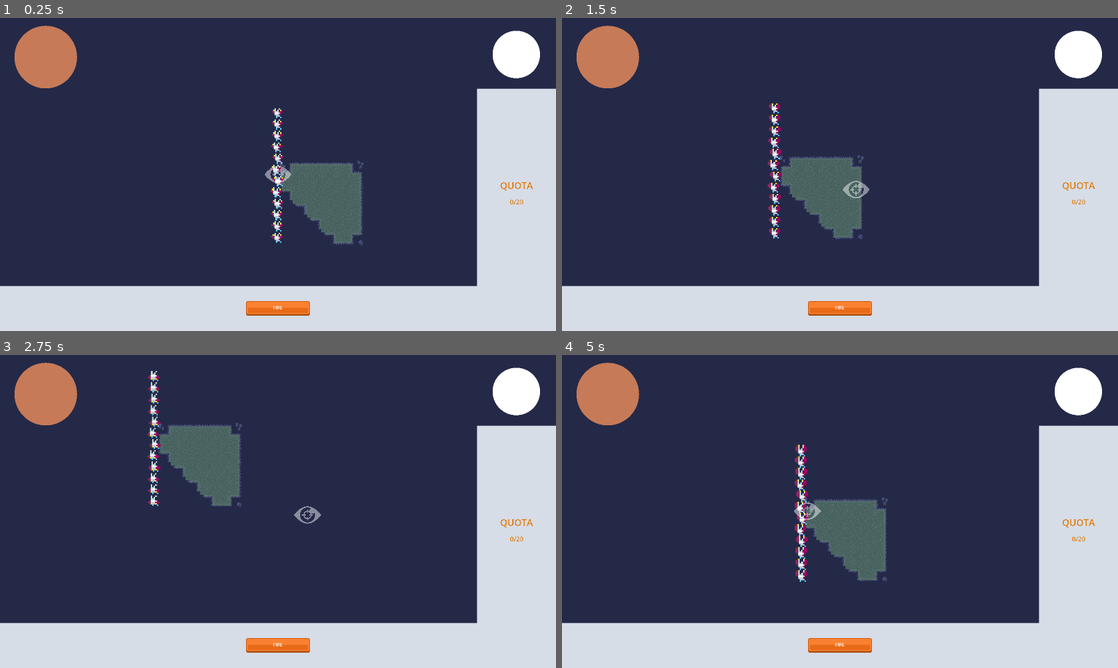
Above: before the commit, frames 1-4 (two rows, left to right).
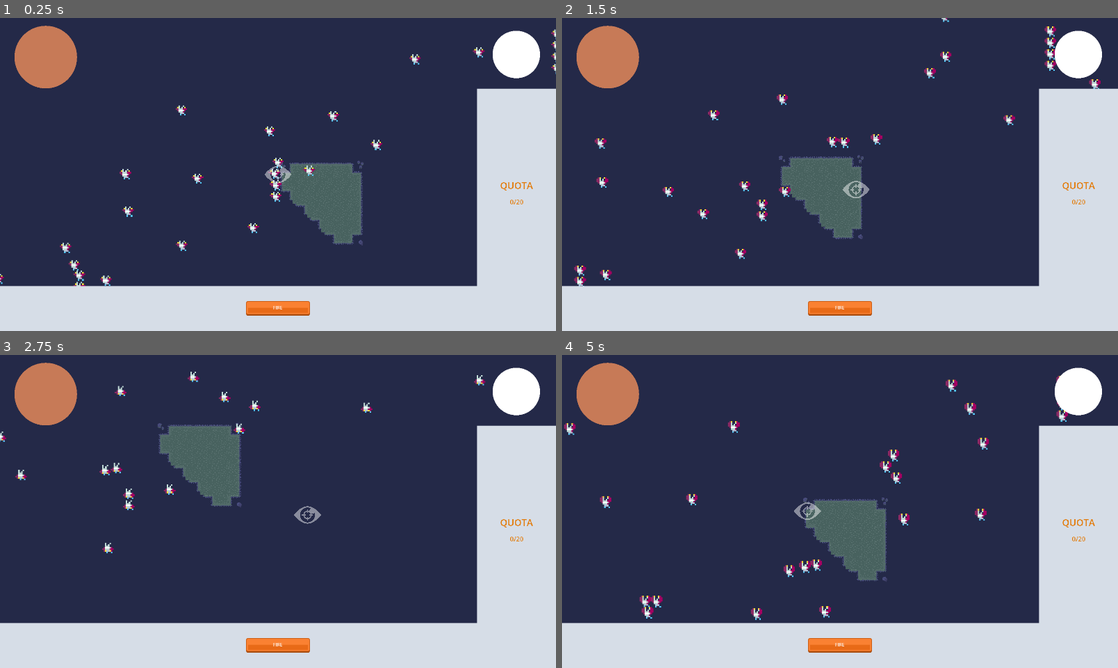
Above: after the commit, the same moments.

Repository: ocdunlap/laughingeye
Game: Godot game, scene res://ScenesGeneral/main_container.tscn
Two runs of this game, one before a commit and one after it. Both use one fixed random seed, a clock stepped at 60 frames per second and the inputs below. The project has no main scene, so this scene is started directly.
Inputs:
- Up to frame 1 (0.25 s): no input
- Up to frame 2 (1.5 s): hold D (move_right) 0.53-1.28 s; hold S (move_down) from 1.28 s (still down)
- Up to frame 3 (2.75 s): release S (move_down) at 2.03 s; hold D (move_right) from 2.03 s (still down)
- Up to frame 4 (5 s): release D (move_right) at 2.78 s; hold W (move_up) 2.78-3.53 s; hold A (move_left) from 3.53 s (still down)

The runs differ from the first frame. In frame 1, 1.2% of the frame differs, in the area x 0-100%, y 3-86%; in frame 2, 1.6%; in frame 3, 1.0%; in frame 4, 1.6%, in the area x 0-91%, y 6-85%.

Commit message:
Quota progression
increases next quota by 10 and refills fuel upon reaching it

Diff:
--- a/ScenesGeneral/main_container.tscn
+++ b/ScenesGeneral/main_container.tscn
@@ -779,26 +779,106 @@
 [node name="LittleBat" parent="GameWorld/ExploreMain/NavigationRegion2D" instance=ExtResource("3_po7fq")]
 
 [node name="LittleBat2" parent="GameWorld/ExploreMain/NavigationRegion2D" instance=ExtResource("3_po7fq")]
+position = Vector2(170, -52)
 
 [node name="LittleBat3" parent="GameWorld/ExploreMain/NavigationRegion2D" instance=ExtResource("3_po7fq")]
+position = Vector2(46, 0)
 
 [node name="LittleBat4" parent="GameWorld/ExploreMain/NavigationRegion2D" instance=ExtResource("3_po7fq")]
+position = Vector2(-177, -115)
 
 [node name="LittleBat5" parent="GameWorld/ExploreMain/NavigationRegion2D" instance=ExtResource("3_po7fq")]
+position = Vector2(-17, -65)
 
 [node name="LittleBat6" parent="GameWorld/ExploreMain/NavigationRegion2D" instance=ExtResource("3_po7fq")]
+position = Vector2(-39, 81)
 
 [node name="LittleBat7" parent="GameWorld/ExploreMain/NavigationRegion2D" instance=ExtResource("3_po7fq")]
 
 [node name="LittleBat8" parent="GameWorld/ExploreMain/NavigationRegion2D" instance=ExtResource("3_po7fq")]
+position = Vector2(-130, 0)
 
 [node name="LittleBat9" parent="GameWorld/ExploreMain/NavigationRegion2D" instance=ExtResource("3_po7fq")]
 
 [node name="LittleBat10" parent="GameWorld/ExploreMain/NavigationRegion2D" instance=ExtResource("3_po7fq")]
+position = Vector2(-256, 6)
 
 [node name="LittleBat11" parent="GameWorld/ExploreMain/NavigationRegion2D" instance=ExtResource("3_po7fq")]
+position = Vector2(92, -112)
 
 [node name="LittleBat12" parent="GameWorld/ExploreMain/NavigationRegion2D" instance=ExtResource("3_po7fq")]
+
+[node name="LittleBat13" parent="GameWorld/ExploreMain/NavigationRegion2D" instance=ExtResource("3_po7fq")]
+position = Vector2(487, -215)
+
+[node name="LittleBat14" parent="GameWorld/ExploreMain/NavigationRegion2D" instance=ExtResource("3_po7fq")]
+position = Vector2(657, -267)
+
+[node name="LittleBat15" parent="GameWorld/ExploreMain/NavigationRegion2D" instance=ExtResource("3_po7fq")]
+position = Vector2(533, -215)
+
+[node name="LittleBat16" parent="GameWorld/ExploreMain/NavigationRegion2D" instance=ExtResource("3_po7fq")]
+position = Vector2(310, -330)
+
+[node name="LittleBat17" parent="GameWorld/ExploreMain/NavigationRegion2D" instance=ExtResource("3_po7fq")]
+position = Vector2(470, -280)
+
+[node name="LittleBat18" parent="GameWorld/ExploreMain/NavigationRegion2D" instance=ExtResource("3_po7fq")]
+position = Vector2(448, -134)
+
+[node name="LittleBat19" parent="GameWorld/ExploreMain/NavigationRegion2D" instance=ExtResource("3_po7fq")]
+position = Vector2(487, -215)
+
+[node name="LittleBat20" parent="GameWorld/ExploreMain/NavigationRegion2D" instance=ExtResource("3_po7fq")]
+position = Vector2(357, -215)
+
+[node name="LittleBat21" parent="GameWorld/ExploreMain/NavigationRegion2D" instance=ExtResource("3_po7fq")]
+position = Vector2(487, -215)
+
+[node name="LittleBat22" parent="GameWorld/ExploreMain/NavigationRegion2D" instance=ExtResource("3_po7fq")]
+position = Vector2(231, -209)
+
+[node name="LittleBat23" parent="GameWorld/ExploreMain/NavigationRegion2D" instance=ExtResource("3_po7fq")]
+position = Vector2(579, -327)
+
+[node name="LittleBat24" parent="GameWorld/ExploreMain/NavigationRegion2D" instance=ExtResource("3_po7fq")]
+position = Vector2(487, -215)
+
+[node name="LittleBat25" parent="GameWorld/ExploreMain/NavigationRegion2D" instance=ExtResource("3_po7fq")]
+position = Vector2(-343, 182)
+
+[node name="LittleBat26" parent="GameWorld/ExploreMain/NavigationRegion2D" instance=ExtResource("3_po7fq")]
+position = Vector2(-173, 130)
+
+[node name="LittleBat27" parent="GameWorld/ExploreMain/NavigationRegion2D" instance=ExtResource("3_po7fq")]
+position = Vector2(-297, 182)
+
+[node name="LittleBat28" parent="GameWorld/ExploreMain/NavigationRegion2D" instance=ExtResource("3_po7fq")]
+position = Vector2(-520, 67)
+
+[node name="LittleBat29" parent="GameWorld/ExploreMain/NavigationRegion2D" instance=ExtResource("3_po7fq")]
+position = Vector2(-360, 117)
+
+[node name="LittleBat30" parent="GameWorld/ExploreMain/NavigationRegion2D" instance=ExtResource("3_po7fq")]
+position = Vector2(-382, 263)
+
+[node name="LittleBat31" parent="GameWorld/ExploreMain/NavigationRegion2D" instance=ExtResource("3_po7fq")]
+position = Vector2(-343, 182)
+
+[node name="LittleBat32" parent="GameWorld/ExploreMain/NavigationRegion2D" instance=ExtResource("3_po7fq")]
+position = Vector2(-473, 182)
+
+[node name="LittleBat33" parent="GameWorld/ExploreMain/NavigationRegion2D" instance=ExtResource("3_po7fq")]
+position = Vector2(-343, 182)
+
+[node name="LittleBat34" parent="GameWorld/ExploreMain/NavigationRegion2D" instance=ExtResource("3_po7fq")]
+position = Vector2(-599, 188)
+
+[node name="LittleBat35" parent="GameWorld/ExploreMain/NavigationRegion2D" instance=ExtResource("3_po7fq")]
+position = Vector2(-251, 70)
+
+[node name="LittleBat36" parent="GameWorld/ExploreMain/NavigationRegion2D" instance=ExtResource("3_po7fq")]
+position = Vector2(-343, 182)
 
 [node name="CanvasLayer" type="CanvasLayer" parent="GameWorld"]
 
--- a/Scripts/FuelMeter.gd
+++ b/Scripts/FuelMeter.gd
@@ -12,7 +12,10 @@
 
 # Called every frame. 'delta' is the elapsed time since the previous frame.
 func _process(delta):
-	print (fill_amount)
 	fill_amount -= change_rate * delta;
 	fill_texture.material.set_shader_parameter("fV", fill_amount)
 	pass
+
+
+func refill_fuel():
+	fill_amount = 1;
--- a/Scripts/GameWorld.gd
+++ b/Scripts/GameWorld.gd
@@ -1,6 +1,7 @@
 extends Node
 
 @onready var quota_text = $CanvasLayer/UIMain/RightPanel/CenterContainer/VBoxContainer/QuotaAmount
+@onready var fuel_meter = $CanvasLayer/UIMain/FuelMeter
 
 var current_quota:int = 20
 var current_count:int = 0
@@ -17,5 +18,9 @@
 
 func _on_player_reticle_update_quota(amount):
 	current_count += amount
+	if current_count >= current_quota:
+		current_quota += 10
+		current_count = 0
+		fuel_meter.refill_fuel()
 	quota_text.text = str(current_count) + "/" + str(current_quota)
 	pass # Replace with function body.
